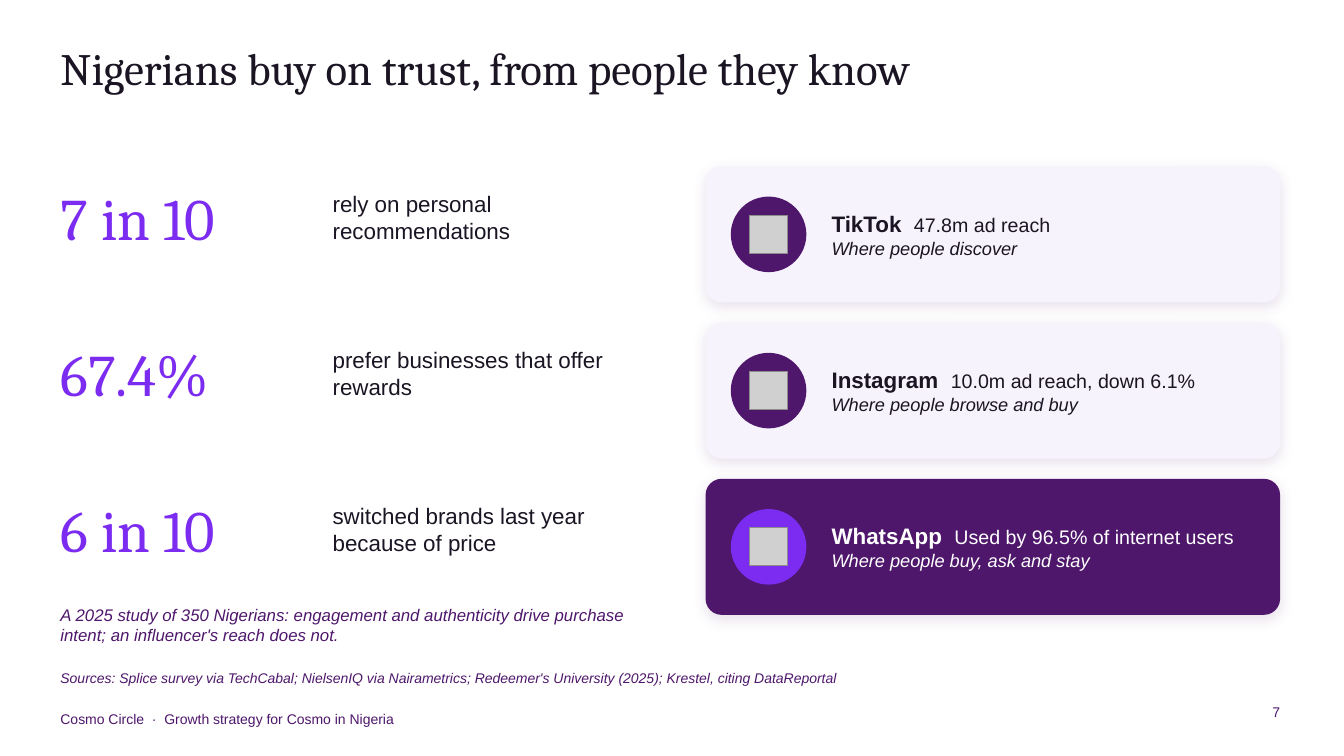
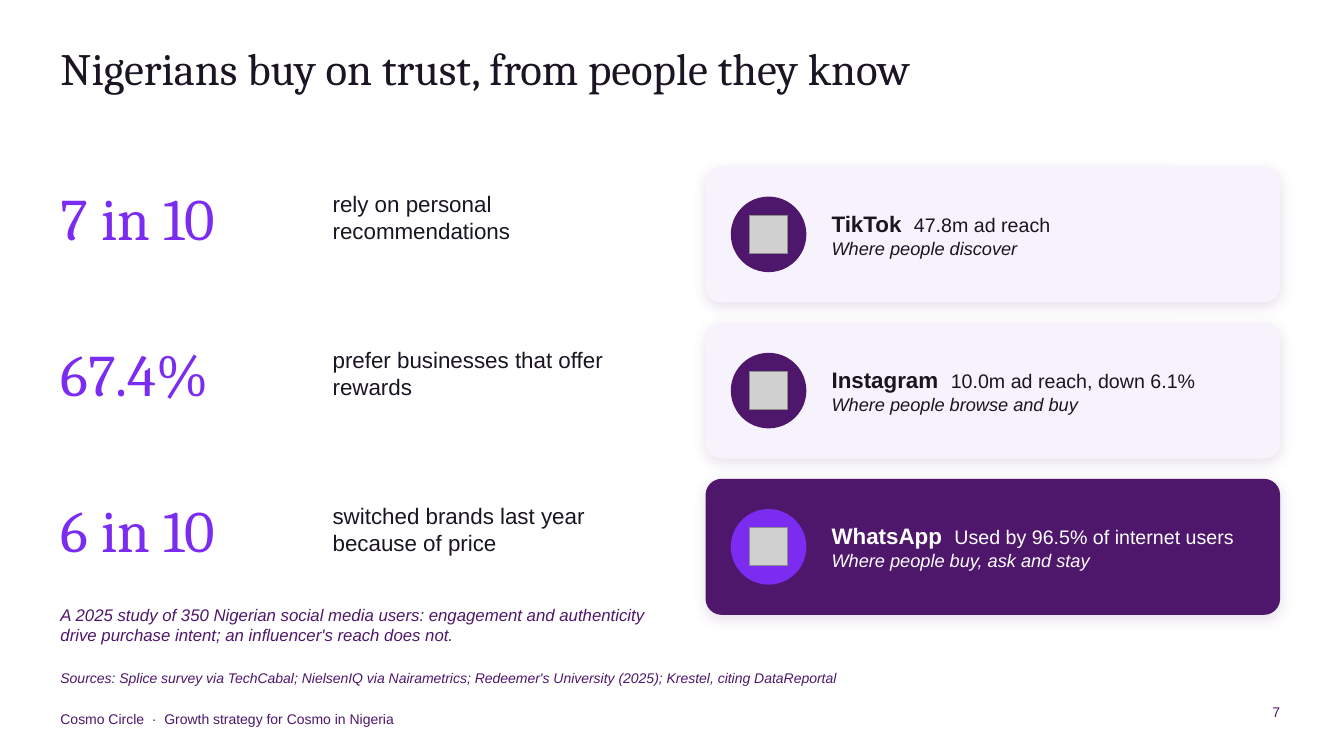
Before and after one commit to mobkilishi/mobkilishi, a slide deck: slide 7 of cosmo/Cosmo_Circle_Strategy.pptx. Drawn at 1344x756 pixels with LibreOffice and Linux fonts; fonts in the diff are those of the drawing; grey boxes stand for pictures. Boxes give left, top, right and bottom in pixels: in the first picture for what was removed or moved away, otherwise in the second. Text is boxed around its words. In the diff, an @@ line names an element or a change of style, - is before the commit and + after.

```diff
--- a/cosmo/Cosmo_Circle_Strategy.pptx
+++ b/cosmo/Cosmo_Circle_Strategy.pptx
@@ text at box(60, 609, 644, 645): text changed @@
-A 2025 study of 350 Nigerians: engagement and authenticity drive purchase intent; an influencer's reach does not.
+A 2025 study of 350 Nigerian social media users: engagement and authenticity drive purchase intent; an influencer's reach does not.
```
Also in this commit, not shown: 3 other slides changed, 3 other files.
